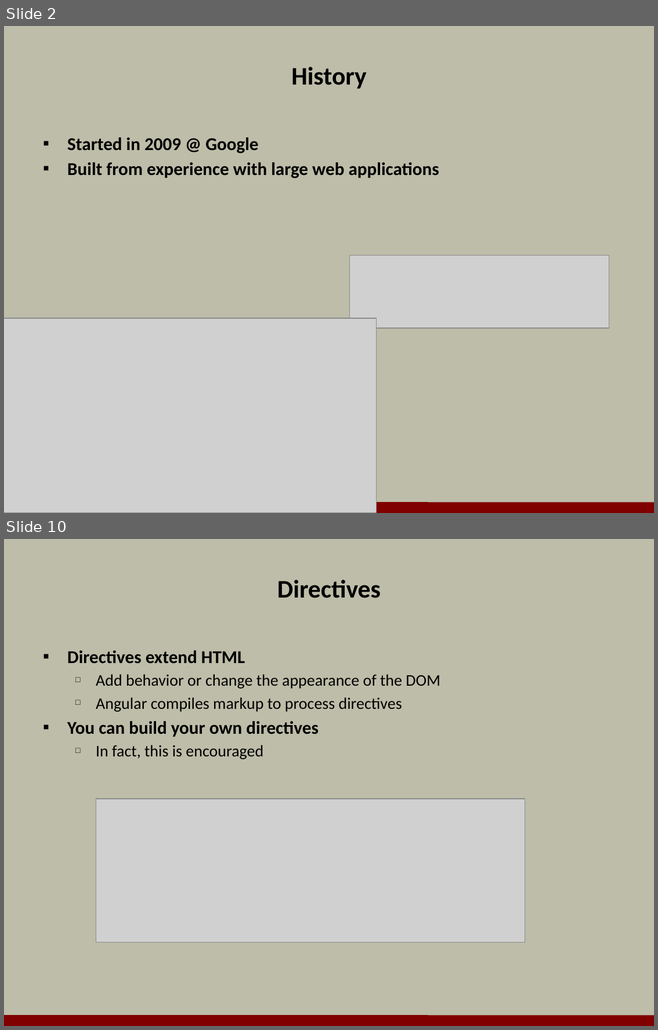
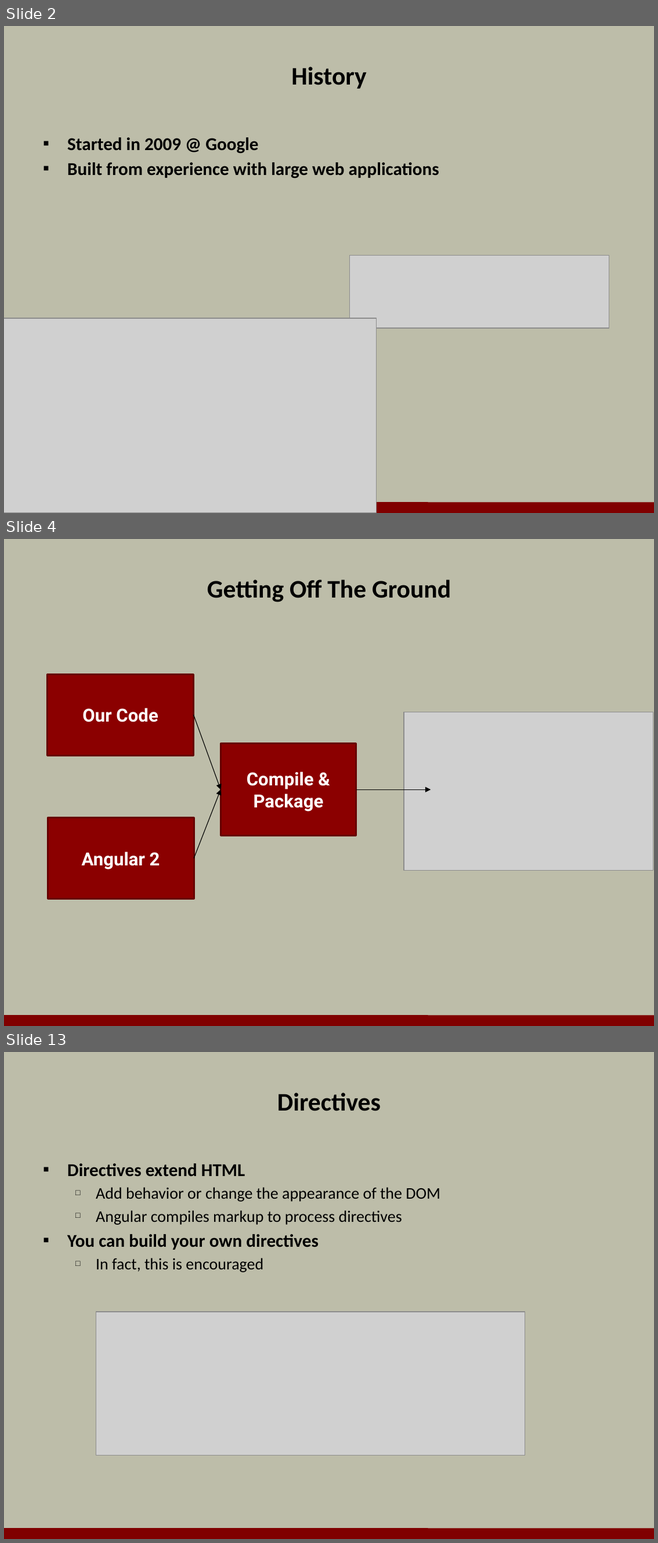
Before and after one commit to OdeToCode/classes, a slide deck: angular2/slides/01_Introduction.pptx. Shown one above the other, each under a label of ours: slides 2 and 10 before the commit, slides 2, 4 and 13 after it; the slides between them are not shown. The pictures are 658x1030 and 658x1543 pixels, drawn with LibreOffice and Linux fonts; fonts in the diff are those of the drawing; grey boxes stand for pictures; background and template pictures are left out. Boxes give left, top, right and bottom in pixels: in the first picture for what was removed or moved away, otherwise in the second. Text is boxed around its words. In the diff, an @@ line names an element or a change of style, - is before the commit and + after.

```diff
--- a/angular2/slides/01_Introduction.pptx
+++ b/angular2/slides/01_Introduction.pptx
@@ slide 4 added at (4, 539, 654, 1026), background #BDBDA9; not listed: 1 template element that a slide beside it also shows @@
@@ title added at (207, 580, 451, 602), 28 pt, text #000000, bold @@
+Getting Off The Ground
@@ rectangle added at (48, 674, 194, 755), fill #8B0000, outline #670000 2 pt, 20 pt, text #FFFFFF, bold @@
+Our Code
@@ picture added at (404, 712, 652, 870) @@
@@ arrow added from (194, 715) to (220, 790), #000000 0.75 pt @@
@@ rectangle added at (220, 744, 355, 836), fill #8B0000, outline #670000 2 pt, 20 pt, text #FFFFFF, bold @@
+Compile &
+Package
@@ arrow added from (194, 859) to (220, 790), #000000 0.75 pt @@
@@ arrow added from (356, 790) to (430, 790), #000000 0.75 pt @@
@@ rectangle added at (48, 817, 194, 899), fill #8B0000, outline #670000 2 pt, 20 pt, text #FFFFFF, bold @@
+Angular 2
@@ what was slide 10 is now slide 13 @@
```
Also in this commit, not shown: 6 slides changed, 5 other slides added, 4 slides removed, 1 other file.
